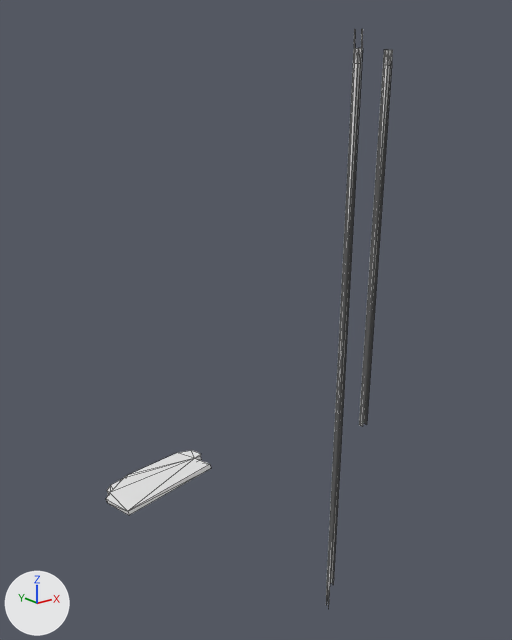
An edit to the OBJ model DarkChaos-Dev/gameitems/Primitive.LM_L_LM5_Parts.obj, drawn before and after from the same camera.
Rendered twice from a 50 mm lens placed at (-77.0, -491.0, -271.0), pointed at (288.0, -35.0, -454.0). Every picture has the same lights, and +X, +Y and +Z are marked at lower left. Mesh edges are drawn as thin lines. Where no turn or scale is listed for an object, it has been applied to the vertices. Vertices at the same position are counted once.

The scene before the commit, as lines of its bpy script (objects in view):
```python
me_lm_l_lm5_parts = bpy.data.meshes.new('LM_L_LM5_Parts')
me_lm_l_lm5_parts.from_pydata(...)  # 105 vertices, 144 faces; spans x 161.0..409.0, y -67.0..41.0, z -800.0..-216.0
ob_lm_l_lm5_parts = bpy.data.objects.new('LM_L_LM5_Parts', me_lm_l_lm5_parts)
ob_lm_l_lm5_parts.location = (0.0, 0.0, 0.0)
```
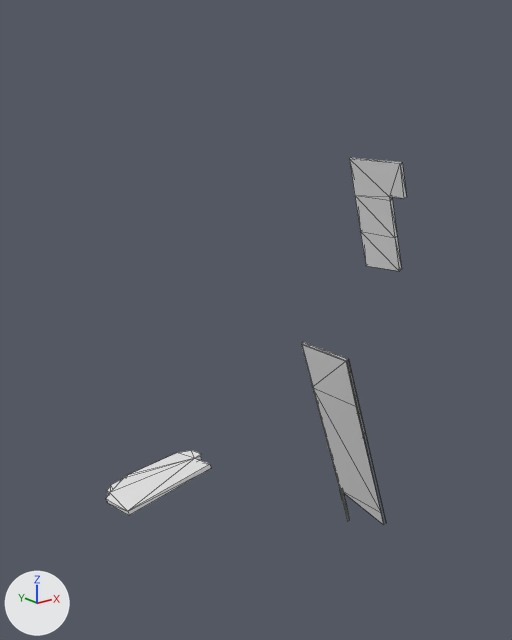
What differs and where, as boxes (x1, y1, x2, y2) in the pictures (512 x 640 px):
'LM_L_LM5_Parts', reshaped (37% shorter): before (106, 29, 393, 608); after (106, 158, 406, 525)
part 1 of me_lm_l_lm5_parts, added: after (301, 342, 384, 525)
part 2 of me_lm_l_lm5_parts, added: after (349, 158, 406, 271)
part 3 of me_lm_l_lm5_parts, deleted: before (359, 50, 393, 426)
part 4 of me_lm_l_lm5_parts, deleted: before (326, 29, 363, 608)

The change, as a list of edits to the scene's bpy script:
```text
Change me_lm_l_lm5_parts:
    used by ob_lm_l_lm5_parts; location = (0.0, 0.0, 0.0)
    remove me_lm_l_lm5_parts.from_pydata(...)  # 105 vertices, 144 faces; spans x 161.0..409.0, y -67.0..41.0, z -800.0..-216.0
    add me_lm_l_lm5_parts.from_pydata(...)  # 121 vertices, 187 faces; spans x 161.0..356.0, y -149.0..41.0, z -643.0..-316.0
    me_lm_l_lm5_parts part 1: a new loose piece of 78 vertices spanning x 282.0..346.0, y -149.0..-99.0, z -643.0..-456.0
    me_lm_l_lm5_parts part 2: a new loose piece of 20 vertices spanning x 328.0..356.0, y -149.0..-99.0, z -404.0..-316.0
    me_lm_l_lm5_parts part 3: the loose piece of 46 vertices spanning x 398.0..409.0, y -67.0..-56.0, z -578.0..-233.0 is deleted
    me_lm_l_lm5_parts part 4: the loose piece of 36 vertices spanning x 385.0..396.0, y -45.0..-32.0, z -800.0..-216.0 is deleted
```
